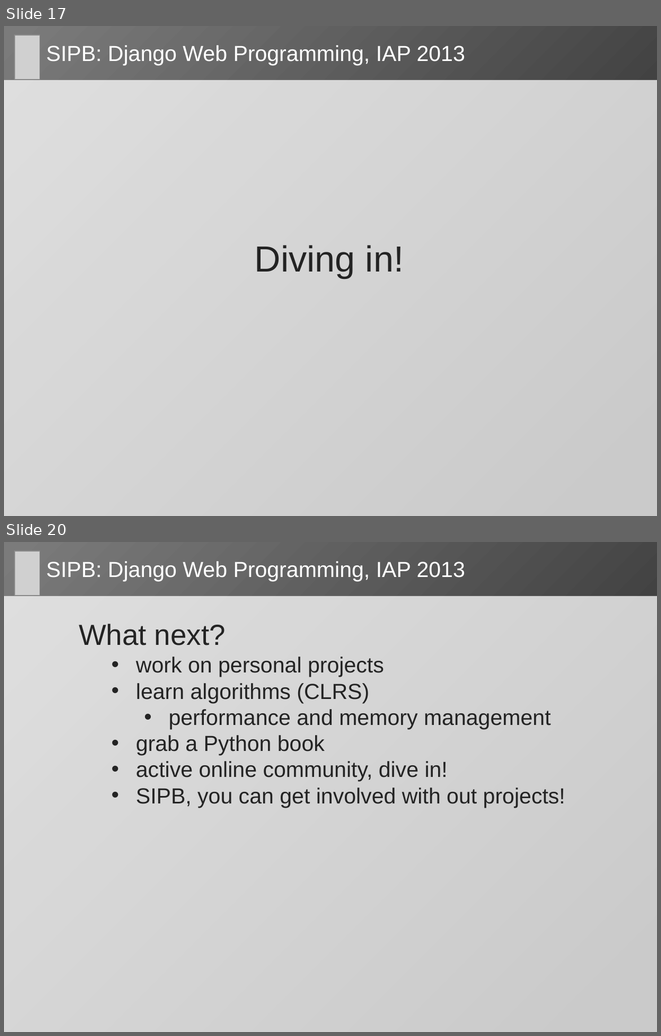
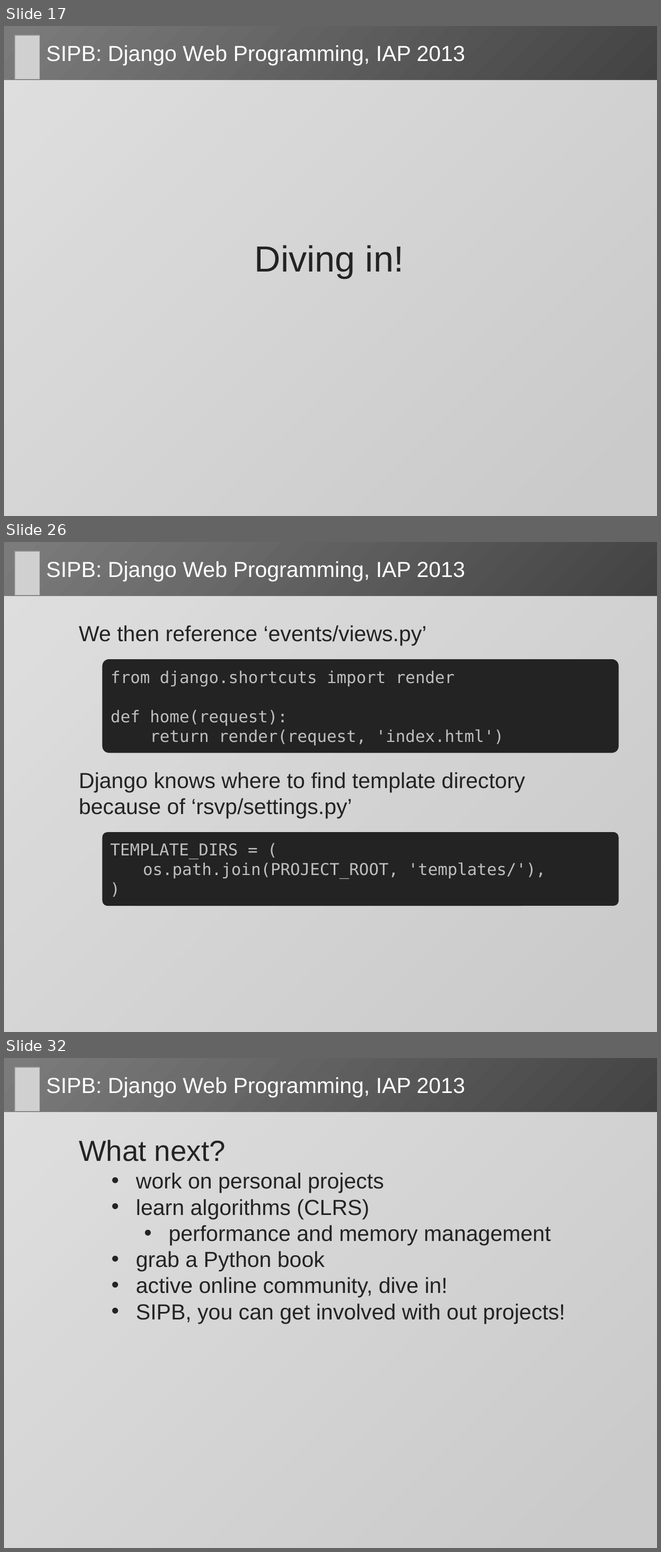
Before and after one commit to dlukeomalley/SIPB_django_class, a slide deck: slides/django_slides.pptx. Shown one above the other, each under a label of ours: slides 17 and 20 before the commit, slides 17, 26 and 32 after it; the slides between them are not shown. The pictures are 661x1036 and 661x1552 pixels, drawn with LibreOffice and Linux fonts; fonts in the diff are those of the drawing; grey boxes stand for pictures. Boxes give left, top, right and bottom in pixels: in the first picture for what was removed or moved away, otherwise in the second. Text is boxed around its words. In the diff, an @@ line names an element or a change of style, - is before the commit and + after.

Commit message:
basic event functionality added

```diff
--- a/slides/django_slides.pptx
+++ b/slides/django_slides.pptx
@@ slide 26 added at [4, 542, 657, 1032], background gradient #7B7B7B to #232323 @@
@@ picture added at [15, 551, 40, 596] @@
@@ title added at [46, 561, 465, 582], 24 pt, text #FFFFFF @@
+SIPB: Django Web Programming, IAP 2013
@@ rounded rectangle added at [4, 596, 657, 1032], fill #FFFFFF at 76% opacity @@
@@ text added at [79, 625, 427, 645], 24 pt, text #232323 @@
+  We then reference ‘events/views.py’
@@ rounded rectangle added at [103, 659, 619, 752], fill #232323, 18 pt, text #BFBFBF @@
+from django.shortcuts import render
+def home(request):
+return render(request, 'index.html')
@@ text added at [79, 772, 526, 819], 24 pt, text #232323 @@
+  Django knows where to find template directory because of ‘rsvp/settings.py’
@@ rounded rectangle added at [103, 832, 619, 906], fill #232323, 18 pt, text #BFBFBF @@
+TEMPLATE_DIRS = (
+os.path.join(PROJECT_ROOT, 'templates/'),
+)
@@ what was slide 20 is now slide 32 @@
```
Also in this commit, not shown: 2 slides changed, 11 other slides added, 7 other files.
